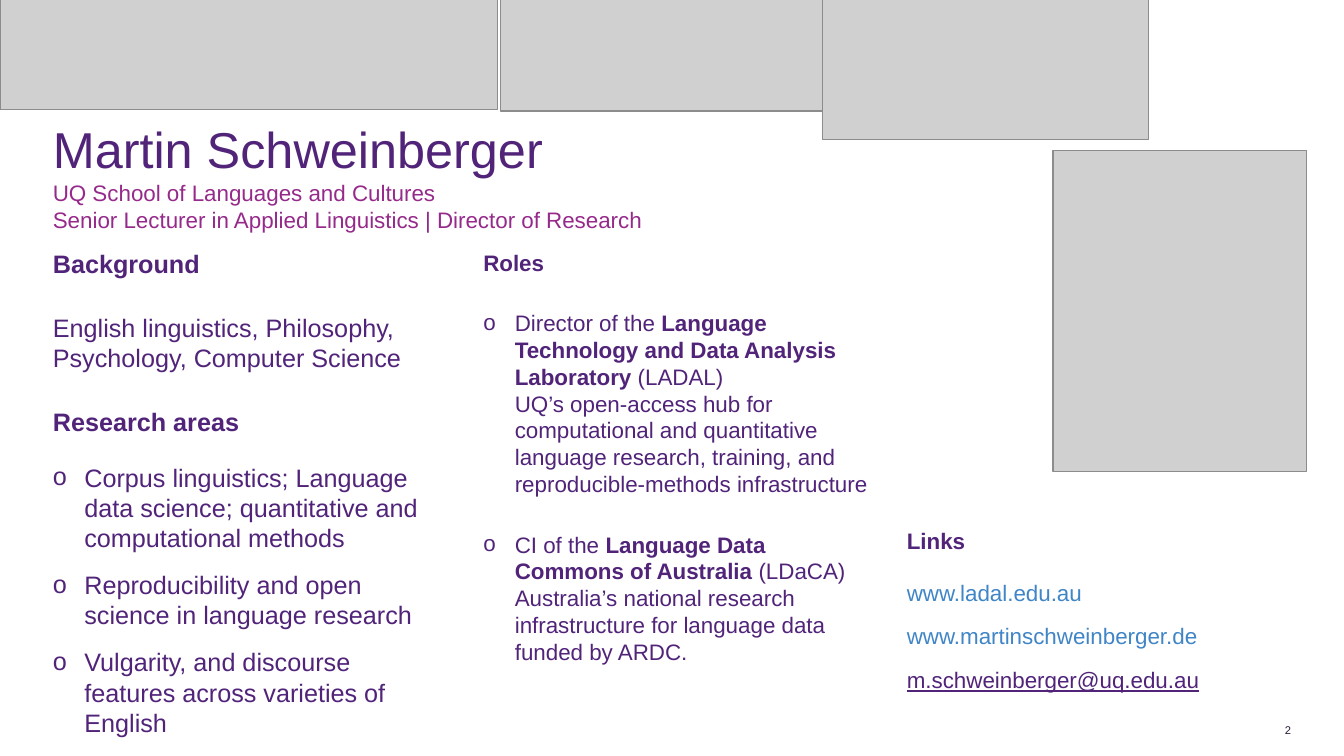
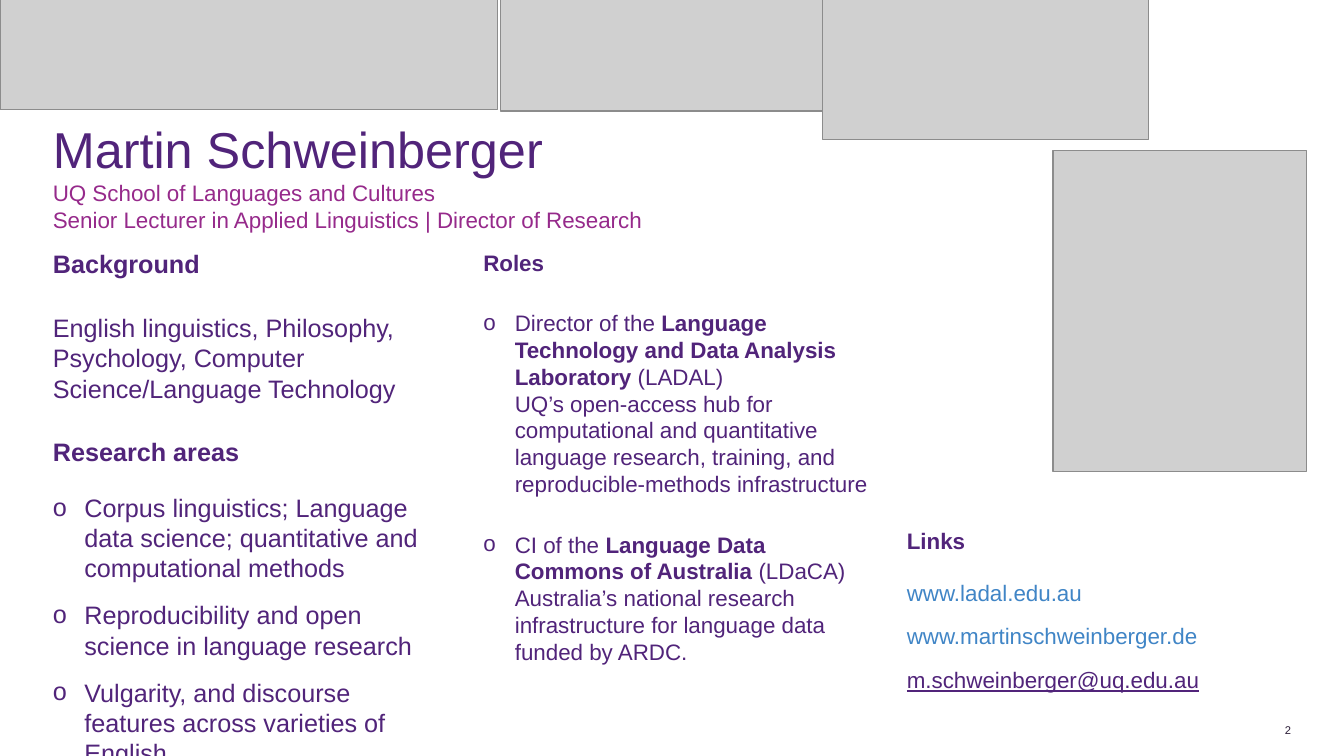
Before and after one commit to MartinSchweinberger/MartinSchweinberger.github.io, a slide deck: slide 2 of resources/AI-in-Practice-Presentation-Schweinberger.pptx. Drawn at 1344x756 pixels with LibreOffice and Linux fonts; fonts in the diff are those of the drawing; grey boxes stand for pictures; background and template pictures are left out. Boxes give left, top, right and bottom in pixels: in the first picture for what was removed or moved away, otherwise in the second. Text is boxed around its words. In the diff, an @@ line names an element or a change of style, - is before the commit and + after.

Commit message:
ai in practice update

```diff
--- a/resources/AI-in-Practice-Presentation-Schweinberger.pptx
+++ b/resources/AI-in-Practice-Presentation-Schweinberger.pptx
@@ text at [53, 318, 395, 403]: text changed @@
-English linguistics, Philosophy, Psychology, Computer Science
+English linguistics, Philosophy, Psychology, Computer Science/Language Technology
```
